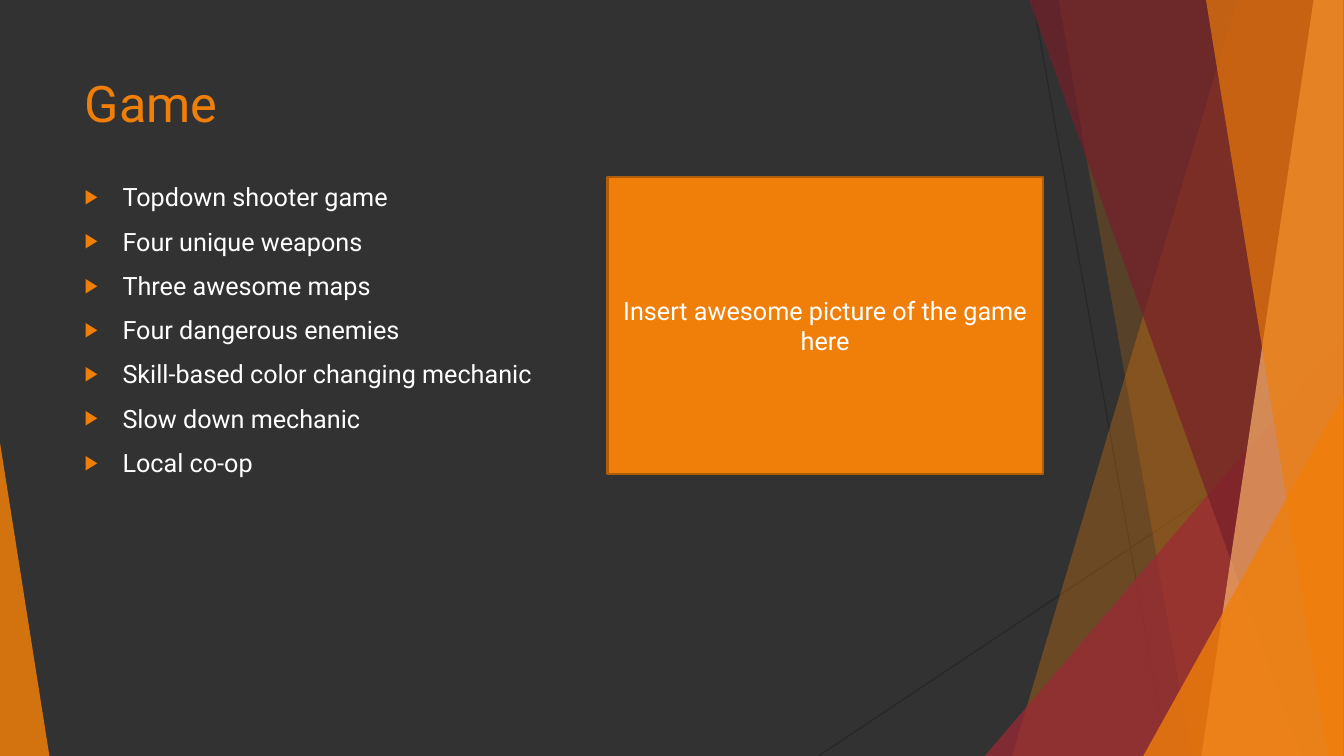
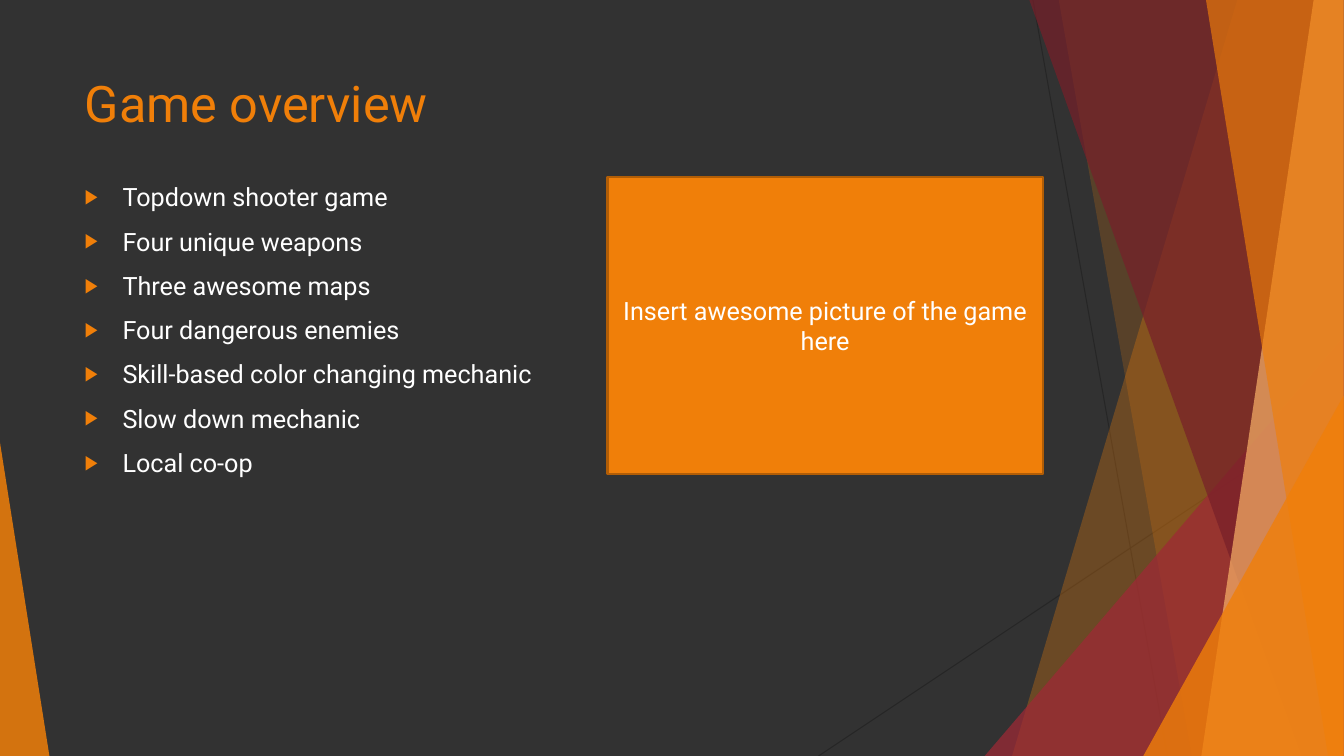
Before and after one commit to isurakka/game-programming-project, a slide deck: slide 2 of TopdownGame.pptx. Drawn at 1344x756 pixels with LibreOffice and Linux fonts; fonts in the diff are those of the drawing. Boxes give left, top, right and bottom in pixels: in the first picture for what was removed or moved away, otherwise in the second. Text is boxed around its words. In the diff, an @@ line names an element or a change of style, - is before the commit and + after.

```diff
--- a/TopdownGame.pptx
+++ b/TopdownGame.pptx
@@ title at (x1=85, y1=85, x2=428, y2=123): text changed @@
-Game
+Game overview
```
Also in this commit, not shown: 4 other slides changed, 3 slides added.
